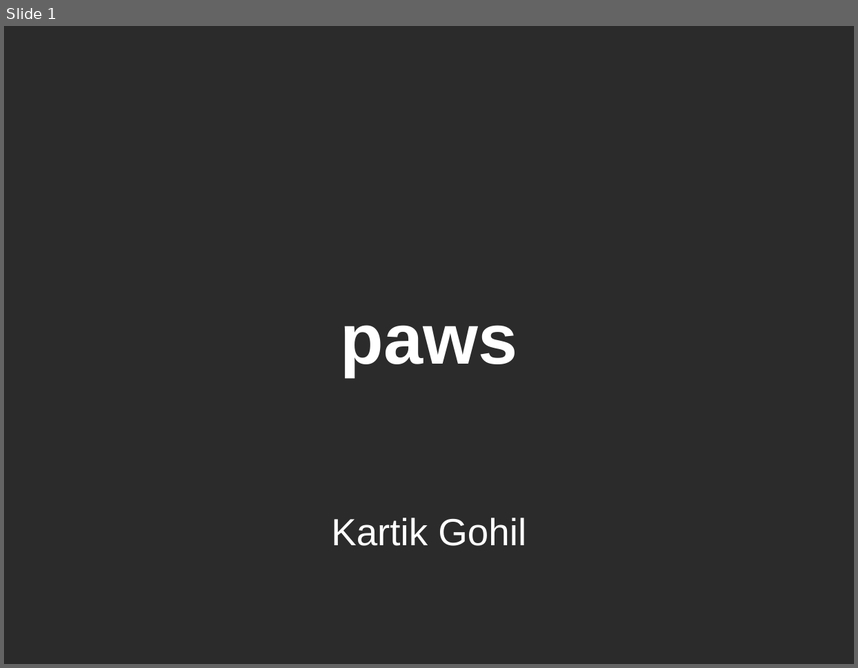
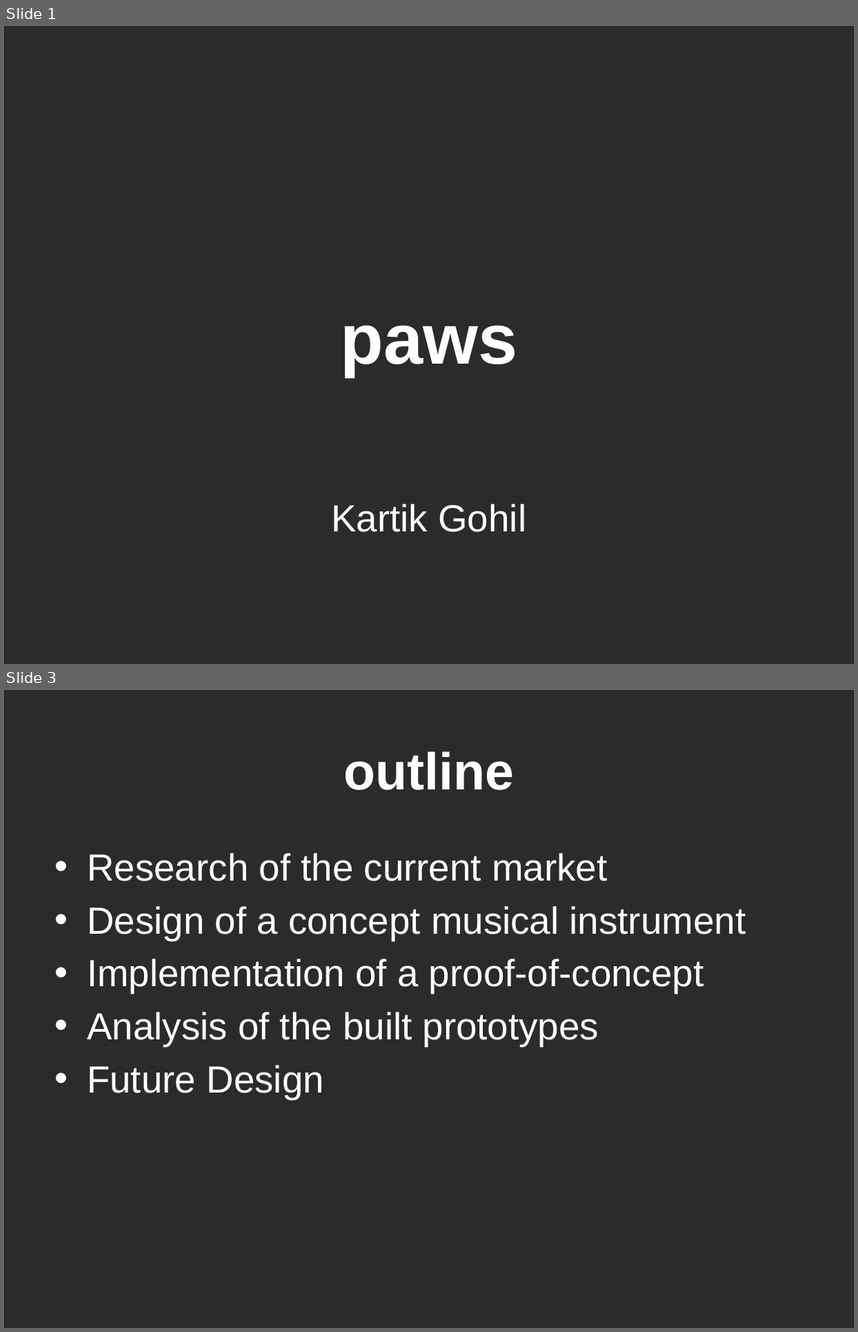
Before and after one commit to kartikg33/imp_fyp_2015, a slide deck: Docs/Presentation/PAWS_presentation.pptx. Shown one above the other, each under a label of ours: slide 1 before the commit, slides 1 and 3 after it; the slides between them are not shown. The pictures are 858x668 and 858x1332 pixels, drawn with LibreOffice and Linux fonts; fonts in the diff are those of the drawing; background and template pictures are left out; a plain dark background stands for a picture behind light text. Boxes give left, top, right and bottom in pixels: in the first picture for what was removed or moved away, otherwise in the second. Text is boxed around its words. In the diff, an @@ line names an element or a change of style, - is before the commit and + after.

```diff
--- a/Docs/Presentation/PAWS_presentation.pptx
+++ b/Docs/Presentation/PAWS_presentation.pptx
@@ slide 3 added at [4,690,854,1328], background picture (left out) @@
@@ title added at [344,751,514,790], 44 pt, text #FFFFFF, bold @@
+outline
@@ text added at [87,853,746,1099], 32 pt, text #FFFFFF @@
+• Research of the current market
+• Design of a concept musical instrument
+• Implementation of a proof-of-concept
+• Analysis of the built prototypes
+• Future Design
@@ slide 1 changed as well @@
@@ subtitle "Kartik Gohil": place and size @@
-subtitle "Kartik Gohil" at [331,517,526,546]
+subtitle "Kartik Gohil" at [331,503,526,532]
```
Also in this commit, not shown: 27 other slides added, 1 slide removed.
